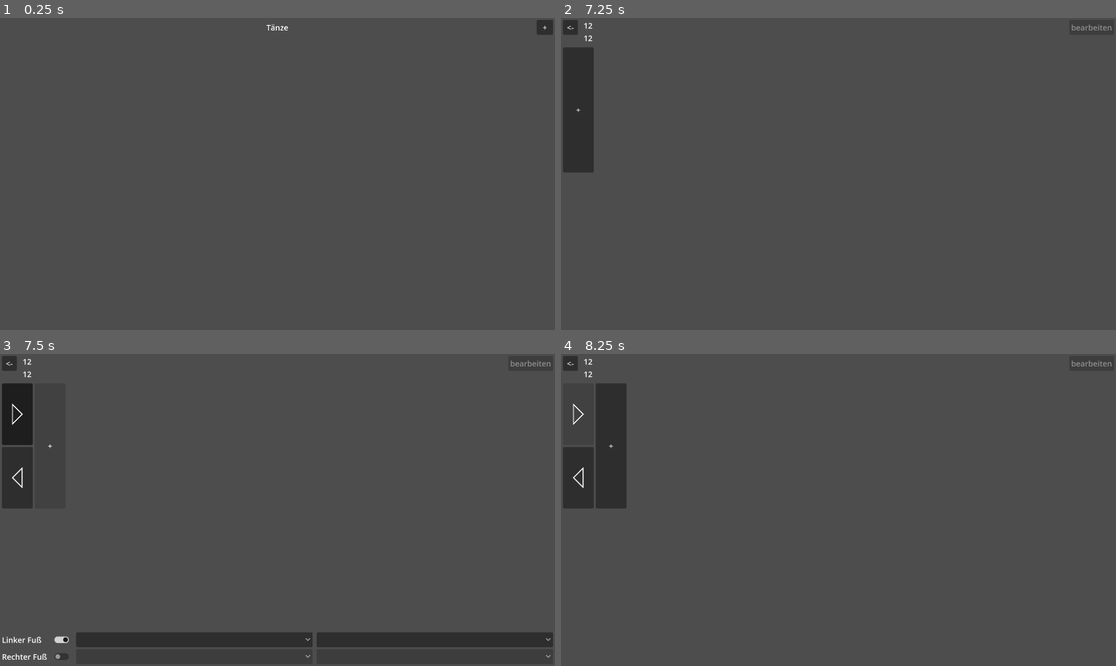
Above: before the commit, frames 1-4 (two rows, left to right).
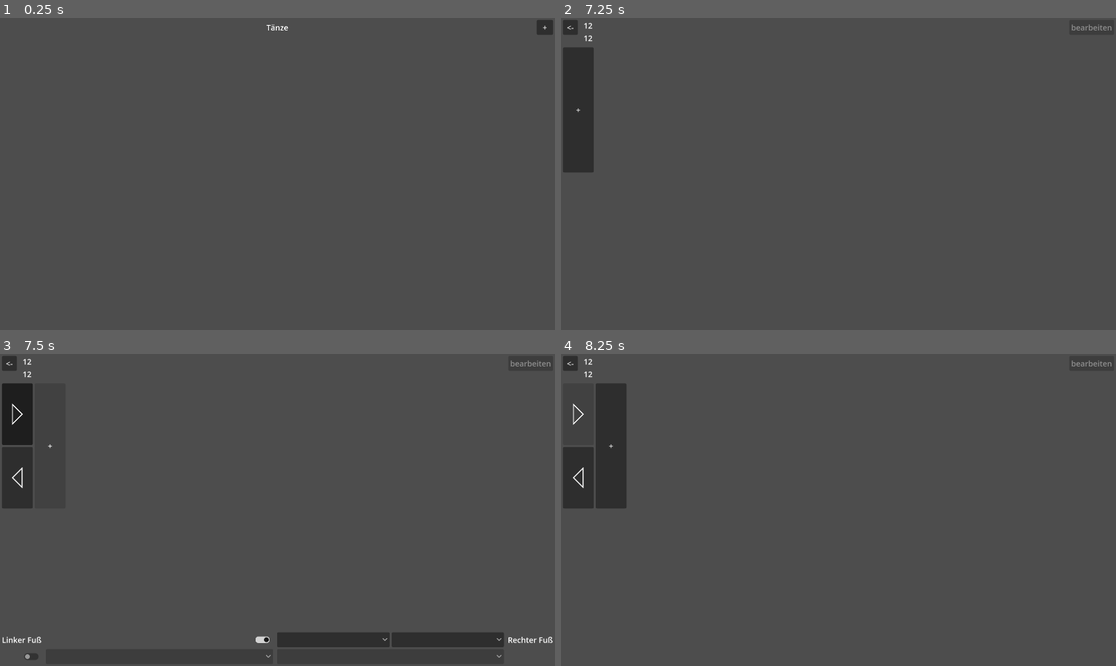
Above: after the commit, the same moments.

Repository: Calabiyaur/Dance-Notation
Game: Godot game, scene res://scene/App.tscn
The game is run twice, just before and just after one commit, with the same random seed, the same clock (stepped at 60 frames per second) and the same inputs. Before the commit the project starts from res://App.tscn.
Inputs (mouse positions are in pixels of both pictures, inside the frame that each line leads up to):
- Up to frame 1 (0.25 s): no input
- Up to frame 2 (7.25 s): click "+" at 0.5 s; click (838, 164) at 1.27 s; type "12" at 1.35 s; click "OK" at 2 s; click "<-" at 2.75 s; click "12" at 3.5 s; click "Figuren" at 4.25 s; click "+" at 5 s; click (838, 164) at 5.77 s; type "12" at 5.85 s; click "OK" at 6.5 s
- Up to frame 3 (7.5 s): click "+" at 7.25 s
- Up to frame 4 (8.25 s): click (577, 413) at 8 s

Frames 1-2 are identical in both runs. In frame 3, 2.3% of the frame differs, in the area x 0-100%, y 89-98%; in frame 4, nothing differs.

Commit message:
Refactoring

Diff:
--- a/DanceNotation.gd
+++ /dev/null
@@ -1,5 +0,0 @@
-class_name DanceNotation
-extends Resource
-
-
-@export var dances: Array[Dance]
--- a/Data.gd
+++ /dev/null
@@ -1,18 +0,0 @@
-extends Node
-
-
-const PATH: String = "user://dance_notation.tres"
-
-var dance_notation: DanceNotation
-
-
-func load() -> DanceNotation:
-	if ResourceLoader.exists(PATH):
-		dance_notation = ResourceLoader.load(PATH)
-	if not dance_notation:
-		dance_notation = DanceNotation.new()
-	return dance_notation
-
-
-func save():
-	ResourceSaver.save(dance_notation, PATH)
--- a/Step.tscn
+++ /dev/null
@@ -1,7 +0,0 @@
-[gd_scene load_steps=2 format=3 uid="uid://b2oklcb2h5gq"]
-
-[ext_resource type="Script" uid="uid://co01o4brrq73h" path="res://StepScene.gd" id="1_d85q0"]
-
-[node name="Lead" type="Button"]
-custom_minimum_size = Vector2(64, 128)
-script = ExtResource("1_d85q0")
--- /dev/null
+++ b/data/Data.gd
@@ -0,0 +1,21 @@
+class_name Data
+extends Resource
+
+
+const PATH: String = "user://data.tres"
+
+static var instance: Data
+
+@export var dances: Array[Dance]
+
+
+static func load() -> Data:
+	if ResourceLoader.exists(PATH):
+		instance = ResourceLoader.load(PATH)
+	if not instance:
+		instance = Data.new()
+	return instance
+
+
+static func save():
+	ResourceSaver.save(instance, PATH)
--- a/project.godot
+++ b/project.godot
@@ -21,8 +21,7 @@
 
 [autoload]
 
-Data="*res://Data.gd"
-SceneSwitcher="*res://SceneSwitcher.gd"
+SceneSwitcher="*res://common/SceneSwitcher.gd"
 
 [display]
 
--- a/AppScene.gd
+++ b/scene/App.gd
@@ -1,13 +1,13 @@
 extends MarginContainer
 
 
-var dance_notation: DanceNotation
+var data: Data
 
 
 func _ready() -> void:
-	dance_notation = Data.load()
-	dance_notation.dances.sort_custom(func(a, b): return a.name < b.name)
-	for dance in dance_notation.dances:
+	data = Data.load()
+	data.dances.sort_custom(func(a, b): return a.name < b.name)
+	for dance in data.dances:
 		add_dance_button(dance)
 
 	%Add.pressed.connect(open_create_dance_dialog)
@@ -18,7 +18,7 @@
 	button.text = dance.name
 	%Dances.add_child(button)
 	button.pressed.connect(func():
-		SceneSwitcher.switch_to("res://Dance.tscn", func(scene): scene.set_dance(dance))
+		SceneSwitcher.switch_to("res://scene/Dance.tscn", func(scene): scene.set_dance(dance))
 	)
 	return button
 
@@ -38,7 +38,7 @@
 	dialog.confirmed.connect(func():
 		var dance = Dance.new()
 		dance.name = line.text
-		dance_notation.dances.append(dance)
+		data.dances.append(dance)
 		var button = add_dance_button(dance)
 		Data.save()
 		button.pressed.emit()
--- a/App.tscn
+++ b/scene/App.tscn
@@ -1,6 +1,6 @@
 [gd_scene format=3 uid="uid://cn4k3vr0klbir"]
 
-[ext_resource type="Script" uid="uid://hkns3o3e7vms" path="res://AppScene.gd" id="1_j6dmo"]
+[ext_resource type="Script" uid="uid://hkns3o3e7vms" path="res://scene/App.gd" id="1_j6dmo"]
 
 [node name="App" type="MarginContainer" unique_id=1923743042]
 anchors_preset = 15
--- a/BiStep.tscn
+++ b/scene/BiStep.tscn
@@ -1,7 +1,7 @@
 [gd_scene format=3 uid="uid://dfi7lq1dwbacn"]
 
-[ext_resource type="Script" uid="uid://jngtqsjv6te2" path="res://BiStepScene.gd" id="1_d85q0"]
-[ext_resource type="PackedScene" uid="uid://b2oklcb2h5gq" path="res://Step.tscn" id="2_d8uvj"]
+[ext_resource type="Script" uid="uid://jngtqsjv6te2" path="res://scene/BiStep.gd" id="1_d85q0"]
+[ext_resource type="PackedScene" uid="uid://b2oklcb2h5gq" path="res://scene/Step.tscn" id="2_d8uvj"]
 
 [node name="Step" type="VBoxContainer" unique_id=1424937328]
 offset_right = 8.0
--- a/DanceScene.gd
+++ b/scene/Dance.gd
@@ -5,10 +5,10 @@
 
 
 func _ready() -> void:
-	%Back.pressed.connect(func(): SceneSwitcher.switch_to("res://App.tscn"))
+	%Back.pressed.connect(func(): SceneSwitcher.switch_to("res://scene/App.tscn"))
 	%Title.text = dance.name
 	%Categories/Figures.pressed.connect(func():
-		SceneSwitcher.switch_to("res://Figures.tscn", func(scene): scene.set_dance(dance))
+		SceneSwitcher.switch_to("res://scene/Figures.tscn", func(scene): scene.set_dance(dance))
 	)
 
 
--- a/Dance.tscn
+++ b/scene/Dance.tscn
@@ -1,6 +1,6 @@
 [gd_scene format=3 uid="uid://ckneisan35l5w"]
 
-[ext_resource type="Script" uid="uid://c7wu4gq27yeh5" path="res://DanceScene.gd" id="1_p62nt"]
+[ext_resource type="Script" uid="uid://c7wu4gq27yeh5" path="res://scene/Dance.gd" id="1_p62nt"]
 
 [sub_resource type="InputEventKey" id="InputEventKey_p62nt"]
 device = -1
--- a/FigureScene.gd
+++ b/scene/Figure.gd
@@ -9,7 +9,7 @@
 
 func _ready() -> void:
 	%Back.pressed.connect(func():
-		SceneSwitcher.switch_to("res://Figures.tscn", func(scene): scene.set_dance(dance))
+		SceneSwitcher.switch_to("res://scene/Figures.tscn", func(scene): scene.set_dance(dance))
 	)
 	%Title.text = dance.name + "\n" + figure.name
 	%Steps/Add.pressed.connect(add_new_step)
@@ -40,7 +40,7 @@
 
 
 func append_step():
-	var step = preload("res://BiStep.tscn").instantiate()
+	var step = preload("res://scene/BiStep.tscn").instantiate()
 
 	%Steps.add_child(step)
 	%Steps.move_child(step, %Steps.get_child_count() - 2)
--- a/Figure.tscn
+++ b/scene/Figure.tscn
@@ -1,6 +1,6 @@
 [gd_scene format=3 uid="uid://cbu2uu8xa50vi"]
 
-[ext_resource type="Script" uid="uid://qirqq51eqxyb" path="res://FigureScene.gd" id="1_3sfyk"]
+[ext_resource type="Script" uid="uid://qirqq51eqxyb" path="res://scene/Figure.gd" id="1_3sfyk"]
 
 [sub_resource type="InputEventKey" id="InputEventKey_3sfyk"]
 device = -1
@@ -103,7 +103,11 @@
 layout_mode = 2
 button_pressed = true
 
-[node name="LineEdit" type="OptionButton" parent="VSplitContainer/Details/GridContainer" unique_id=1030462239]
+[node name="FootInput" type="GridContainer" parent="VSplitContainer/Details/GridContainer" unique_id=189862979]
+layout_mode = 2
+columns = 2
+
+[node name="LineEdit" type="OptionButton" parent="VSplitContainer/Details/GridContainer/FootInput" unique_id=1030462239]
 layout_mode = 2
 size_flags_horizontal = 3
 item_count = 8
@@ -124,7 +128,7 @@
 popup/item_7/text = "Nach vorne rechts"
 popup/item_7/id = 7
 
-[node name="OptionButton" type="OptionButton" parent="VSplitContainer/Details/GridContainer" unique_id=1393107757]
+[node name="OptionButton" type="OptionButton" parent="VSplitContainer/Details/GridContainer/FootInput" unique_id=1393107757]
 layout_mode = 2
 size_flags_horizontal = 3
 item_count = 3
--- a/FiguresScene.gd
+++ b/scene/Figures.gd
@@ -6,7 +6,7 @@
 
 func _ready() -> void:
 	%Back.pressed.connect(func():
-		SceneSwitcher.switch_to("res://Dance.tscn", func(scene): scene.set_dance(dance))
+		SceneSwitcher.switch_to("res://scene/Dance.tscn", func(scene): scene.set_dance(dance))
 	)
 	%Title.text = dance.name + " - Figuren"
 	%Add.pressed.connect(open_create_figure_dialog)
@@ -21,7 +21,7 @@
 	button.text = figure.name
 	%Figures.add_child(button)
 	button.pressed.connect(func():
-		SceneSwitcher.switch_to("res://Figure.tscn", func(scene):
+		SceneSwitcher.switch_to("res://scene/Figure.tscn", func(scene):
 			scene.set_dance(dance)
 			scene.set_figure(figure)
 		)
--- a/Figures.tscn
+++ b/scene/Figures.tscn
@@ -1,6 +1,6 @@
 [gd_scene format=3 uid="uid://c75l77ojy6jkl"]
 
-[ext_resource type="Script" uid="uid://uno5x1bo4q4o" path="res://FiguresScene.gd" id="1_s54bi"]
+[ext_resource type="Script" uid="uid://uno5x1bo4q4o" path="res://scene/Figures.gd" id="1_s54bi"]
 
 [sub_resource type="InputEventKey" id="InputEventKey_s54bi"]
 device = -1
--- /dev/null
+++ b/scene/Step.tscn
@@ -0,0 +1,7 @@
+[gd_scene format=3 uid="uid://b2oklcb2h5gq"]
+
+[ext_resource type="Script" uid="uid://co01o4brrq73h" path="res://scene/Step.gd" id="1_d85q0"]
+
+[node name="Lead" type="Button"]
+custom_minimum_size = Vector2(64, 128)
+script = ExtResource("1_d85q0")
Not shown, removed: DanceNotation.gd.uid
Renamed: SceneSwitcher.gd -> common/SceneSwitcher.gd
Renamed: SceneSwitcher.gd.uid -> common/SceneSwitcher.gd.uid
Renamed: BiStep.gd -> data/BiStep.gd
Renamed: BiStep.gd.uid -> data/BiStep.gd.uid
Renamed: Choreo.gd -> data/Choreo.gd
Renamed: Choreo.gd.uid -> data/Choreo.gd.uid
Renamed: Dance.gd -> data/Dance.gd
Renamed: Dance.gd.uid -> data/Dance.gd.uid
Renamed: Data.gd.uid -> data/Data.gd.uid
Renamed: Figure.gd -> data/Figure.gd
Renamed: Figure.gd.uid -> data/Figure.gd.uid
(and 12 more such lines)
